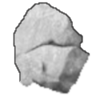
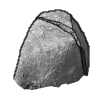
Comparing the layer stacks of the two 100×100 images. Changes:
painted on "line" over bbox(13, 2, 90, 90)
painted on "Pasted Layer" over bbox(12, 1, 91, 95)
